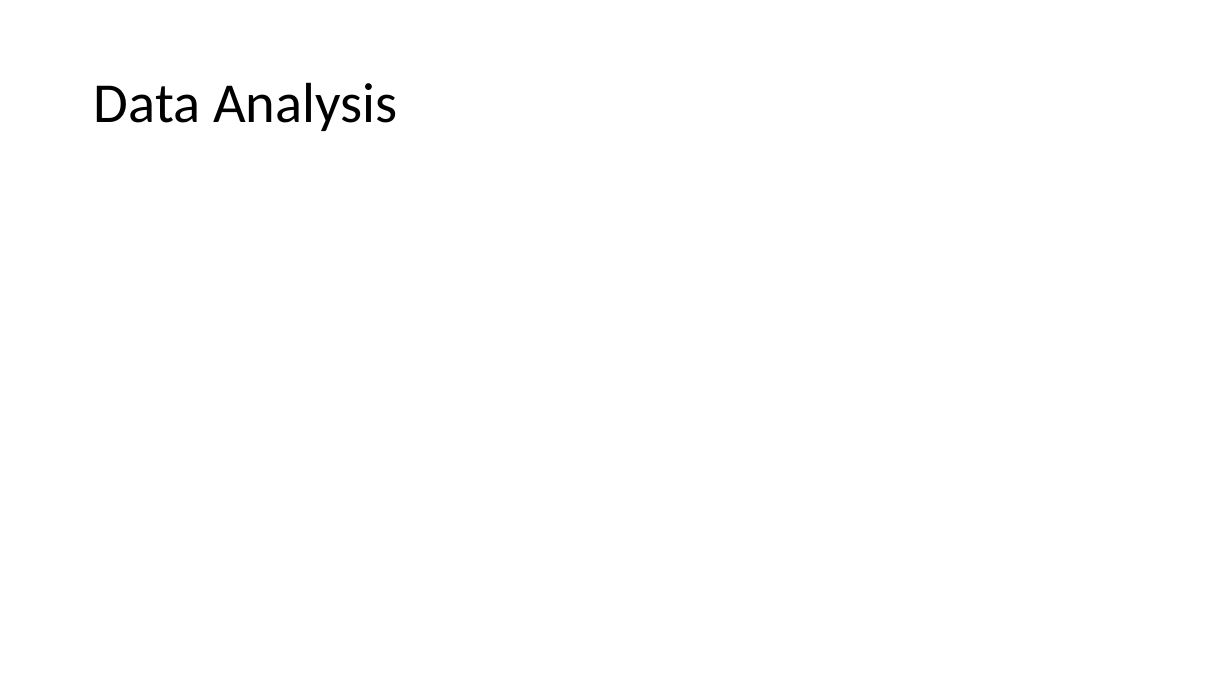
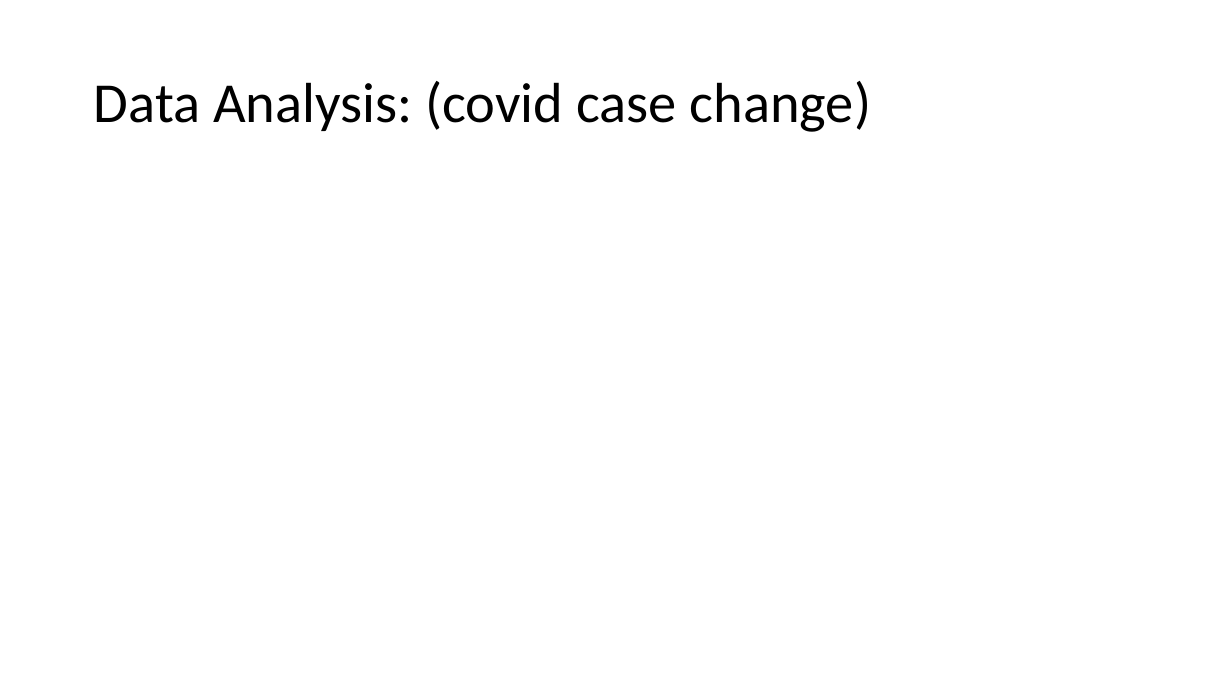
Before and after one commit to priscilla-wong/Project_1, a slide deck: slide 5 of Project_1_Slides.pptx. Drawn at 1232x693 pixels with LibreOffice and Linux fonts; fonts in the diff are those of the drawing. Boxes give left, top, right and bottom in pixels: in the first picture for what was removed or moved away, otherwise in the second. Text is boxed around its words. In the diff, an @@ line names an element or a change of style, - is before the commit and + after.

```diff
--- a/Project_1_Slides.pptx
+++ b/Project_1_Slides.pptx
@@ title at (94,81,871,132): text changed @@
-Data Analysis
+Data Analysis: (covid case change)
```
Also in this commit, not shown: 4 other slides changed, 1 slide removed, 3 other files.
